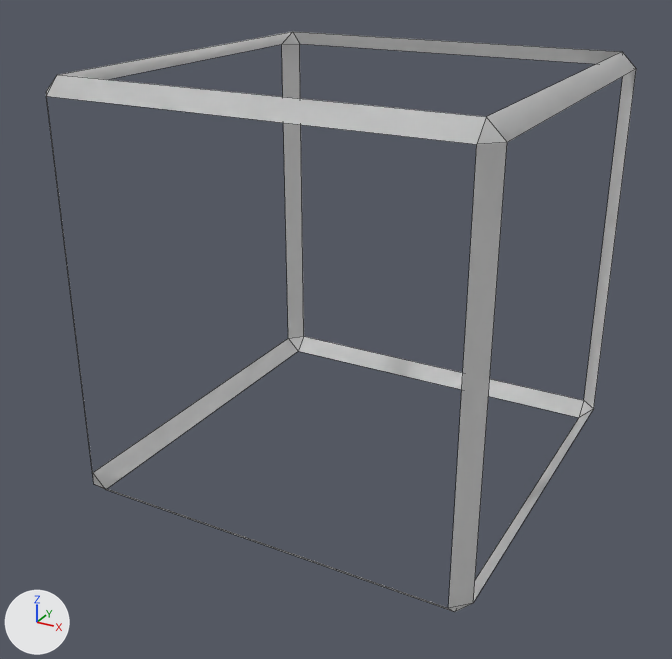
The Blender file blend/personaje.blend as it was, and as the next commit left it.
Both versions are drawn from a 50 mm lens placed at (0.147, -0.21, 0.193), pointed at (-0.004, 0.064, 0.056). The axes (+X, +Y, +Z) are drawn at lower left. The lights are the same throughout. Mesh edges are drawn as thin lines. Materials are left out; every surface is plain grey.
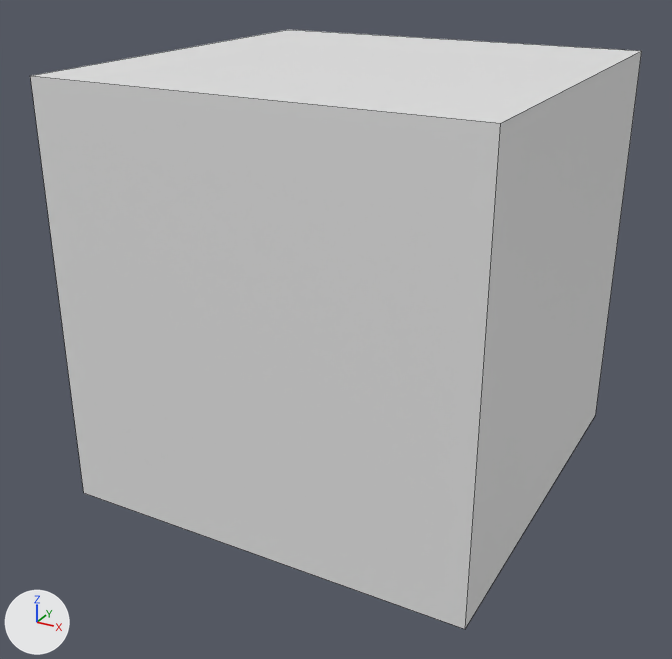
Where the change shows, as pixel boxes [x1, y1, x2, y2] in the pictures (672 x 659 px):
```json
{"object": "Cube", "change": "reshaped", "before": [46, 32, 636, 612], "after": [30, 30, 642, 629]}
{"part": 1, "of": "me_cube_001", "change": "added", "after": [30, 30, 642, 629]}
{"part": 2, "of": "me_cube_001", "change": "deleted", "before": [46, 32, 636, 612]}
```

Scene script edits in JSON lines:
```json
{"block": "me_cube_001", "where": "me_cube_001.from_pydata(...)  # 48 vertices, 40 faces; spans x -1.0..1.0, y -1.0..1.0, z -1.0..1.0"}
{"block": "me_cube_001", "where": "# used by ob_cube; location = (0.0, 0.075, 0.075); scale = (0.075, 0.075, 0.075)"}
{"block": "me_cube_001", "change": "me_cube_001 part 1: a new loose piece, a box spanning x -1.0..1.0, y -1.0..1.0, z -1.0..1.0"}
{"block": "me_cube_001", "change": "me_cube_001 part 2: the loose piece of 24 vertices spanning x -1.0..1.0, y -1.0..1.0, z -1.0..1.0 is deleted"}
```
